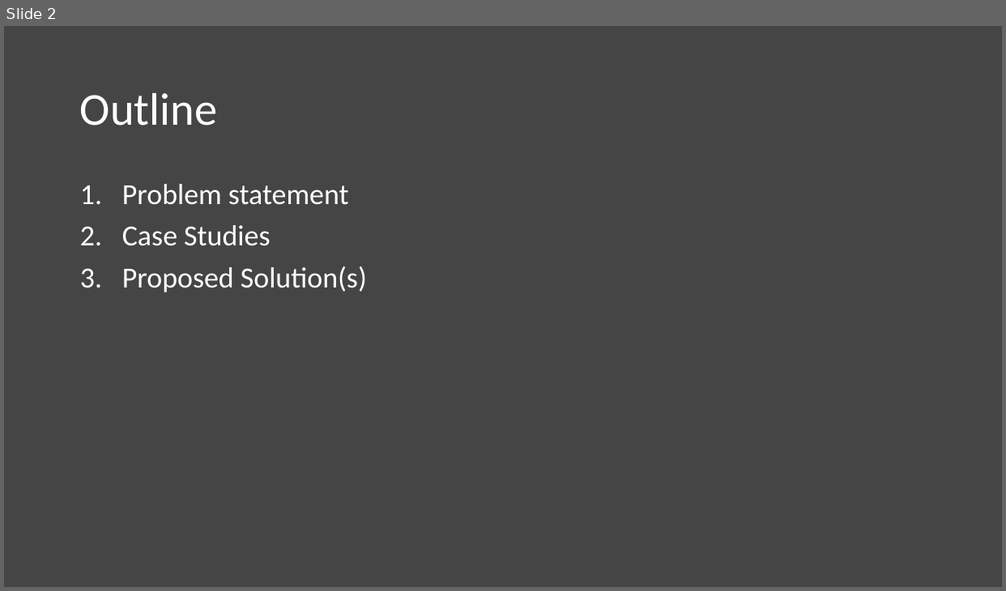
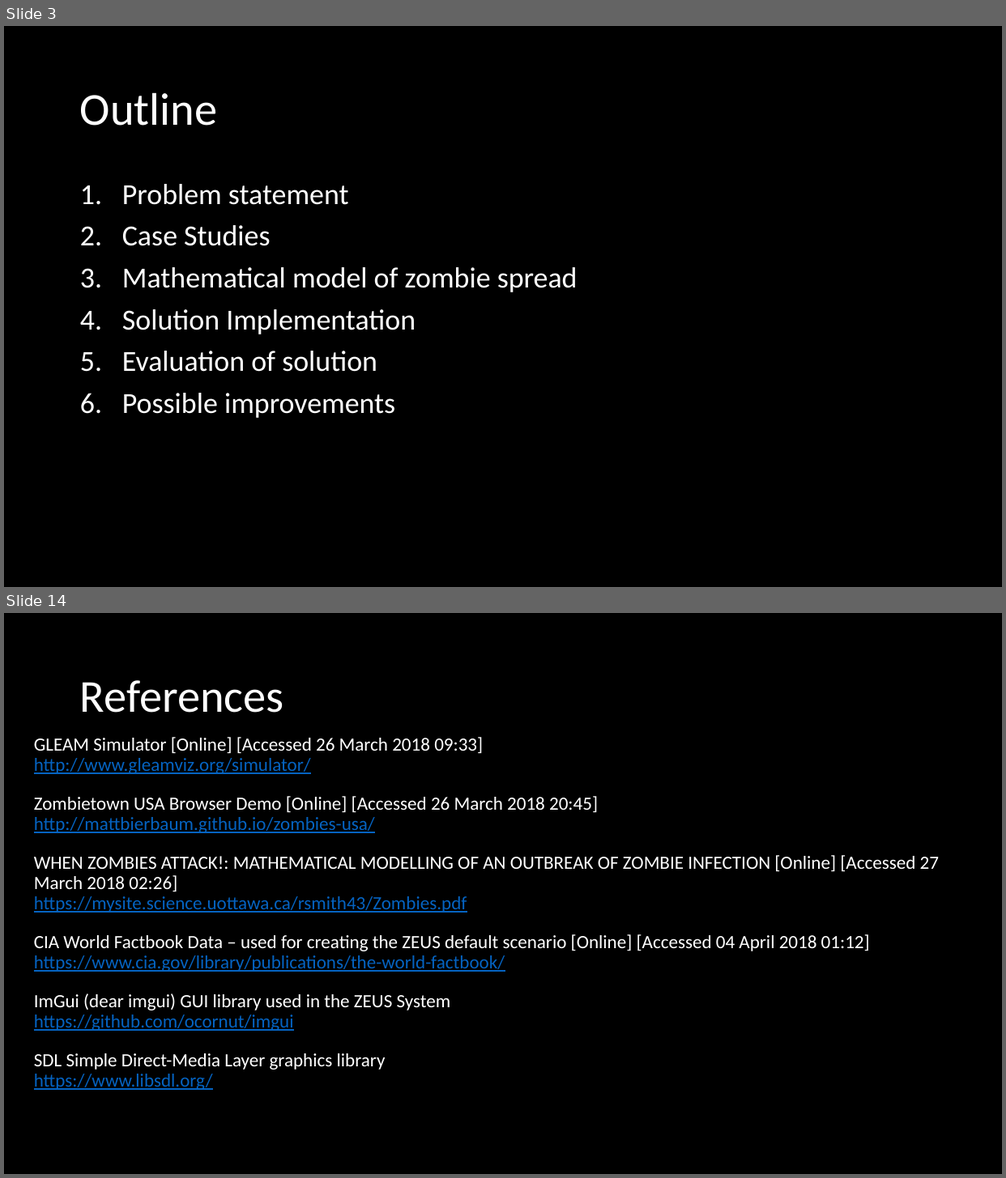
Before and after one commit to Czar-Ec/ZEUS, a slide deck: Documentation/ZEUS Presentation.pptx. Shown one above the other, each under a label of ours: slide 2 before the commit, slides 3 and 14 after it; the slides between them are not shown. The pictures are 1006x591 and 1006x1178 pixels, drawn with LibreOffice and Linux fonts; fonts in the diff are those of the drawing; background and template pictures are left out. Boxes give left, top, right and bottom in pixels: in the first picture for what was removed or moved away, otherwise in the second. Text is boxed around its words. In the diff, an @@ line names an element or a change of style, - is before the commit and + after.

```diff
--- a/Documentation/ZEUS Presentation.pptx
+++ b/Documentation/ZEUS Presentation.pptx
@@ slide 14 added at (x1=4, y1=613, x2=1002, y2=1174), background #000000 @@
@@ title added at (x1=80, y1=680, x2=284, y2=713), 44 pt, text #FFFFFF @@
+References
@@ text added at (x1=34, y1=737, x2=939, y2=1090), 18 pt, text #FFFFFF @@
+GLEAM Simulator [Online] [Accessed 26 March 2018 09:33]
+http://www.gleamviz.org/simulator/
+Zombietown USA Browser Demo [Online] [Accessed 26 March 2018 20:45]
+http://mattbierbaum.github.io/zombies-usa/
+WHEN ZOMBIES ATTACK!: MATHEMATICAL MODELLING OF AN OUTBREAK OF ZOMBIE INFECTION [Online] [Accessed 27 March 2018 02:26]
+https://mysite.science.uottawa.ca/rsmith43/Zombies.pdf
+CIA World Factbook Data – used for creating the ZEUS default scenario [Online] [Accessed 04 April 2018 01:12]
+https://www.cia.gov/library/publications/the-world-factbook/
+ImGui (dear imgui) GUI library used in the ZEUS System
+https://github.com/ocornut/imgui
+SDL Simple Direct-Media Layer graphics library
+https://www.libsdl.org/
@@ what was slide 2 is now slide 3 @@
@@ slide 3 changed as well @@
@@ background #454545 to #000000 @@
@@ text at (x1=122, y1=267, x2=577, y2=418): text changed @@
-3. Proposed Solution(s)
+3. Mathematical model of zombie spread
+4. Solution Implementation
+5. Evaluation of solution
+6. Possible improvements
```
Also in this commit, not shown: 12 other slides added, 2 slides removed, 2 other files.
